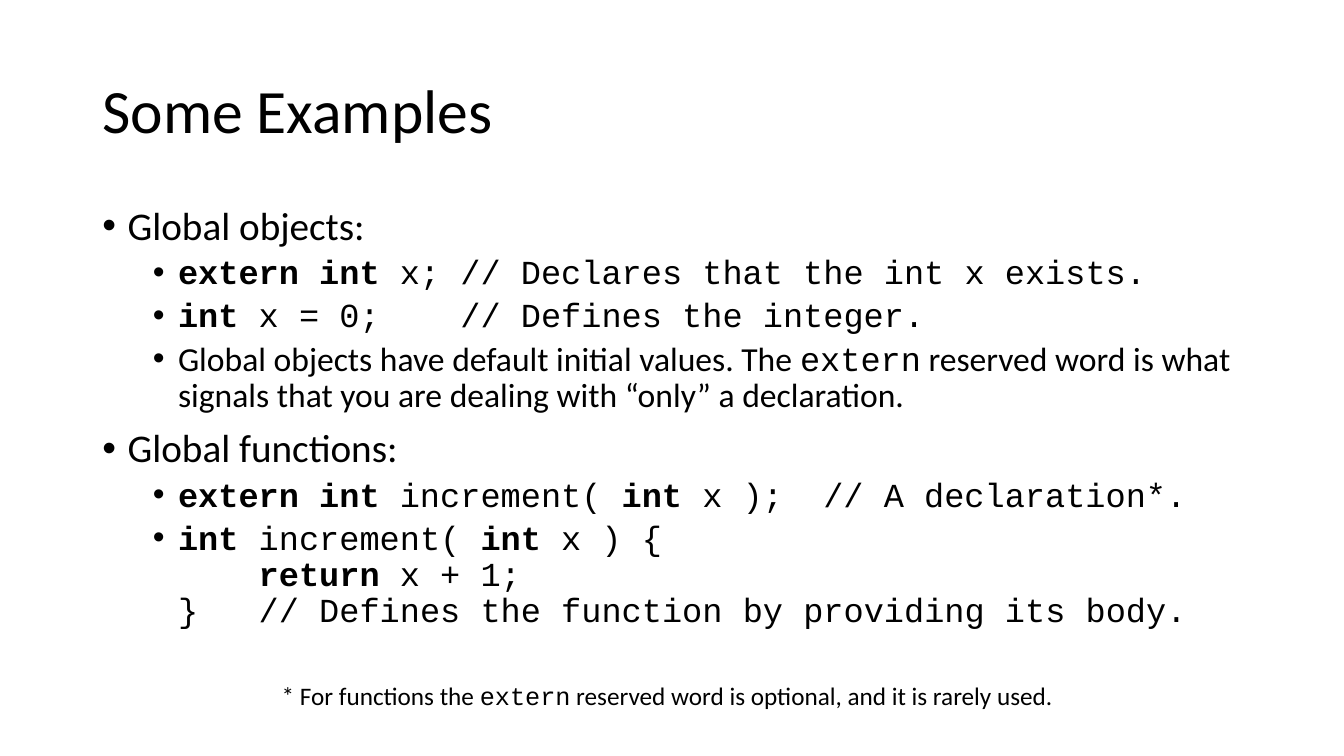
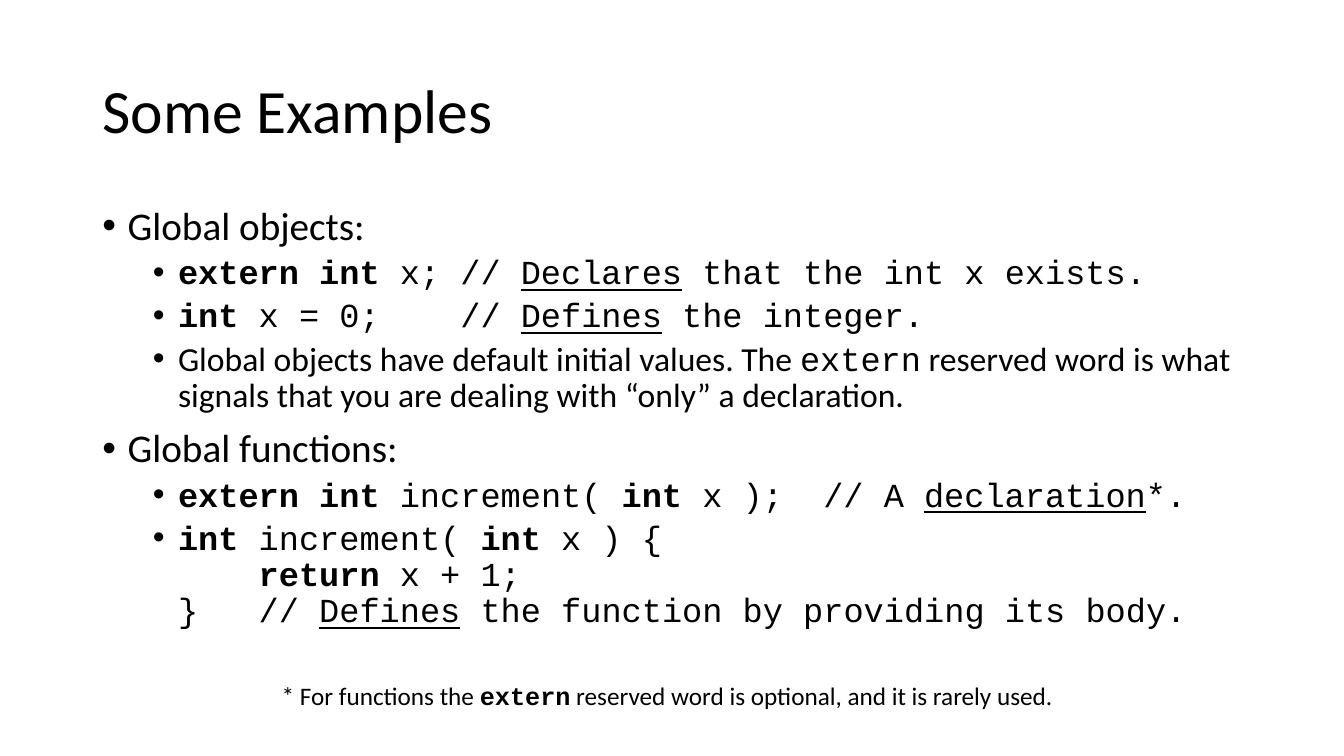
Before and after one commit to pchapin/cpp, a slide deck: slide 3 of Presentations/Modules.pptx. Drawn at 1344x756 pixels with LibreOffice and Linux fonts; fonts in the diff are those of the drawing. Boxes give left, top, right and bottom in pixels: in the first picture for what was removed or moved away, otherwise in the second. Text is boxed around its words. In the diff, an @@ line names an element or a change of style, - is before the commit and + after.

```diff
--- a/Presentations/Modules.pptx
+++ b/Presentations/Modules.pptx
@@ text at [178,260,1187,629]: underline on in "Declares", "Defines", "declaration*.", "Defines" @@
@@ text "* For functions the extern ..." at [300,687,1052,709]: bold on in "extern" @@
```
Also in this commit, not shown: 9 other slides changed, 11 slides added.
